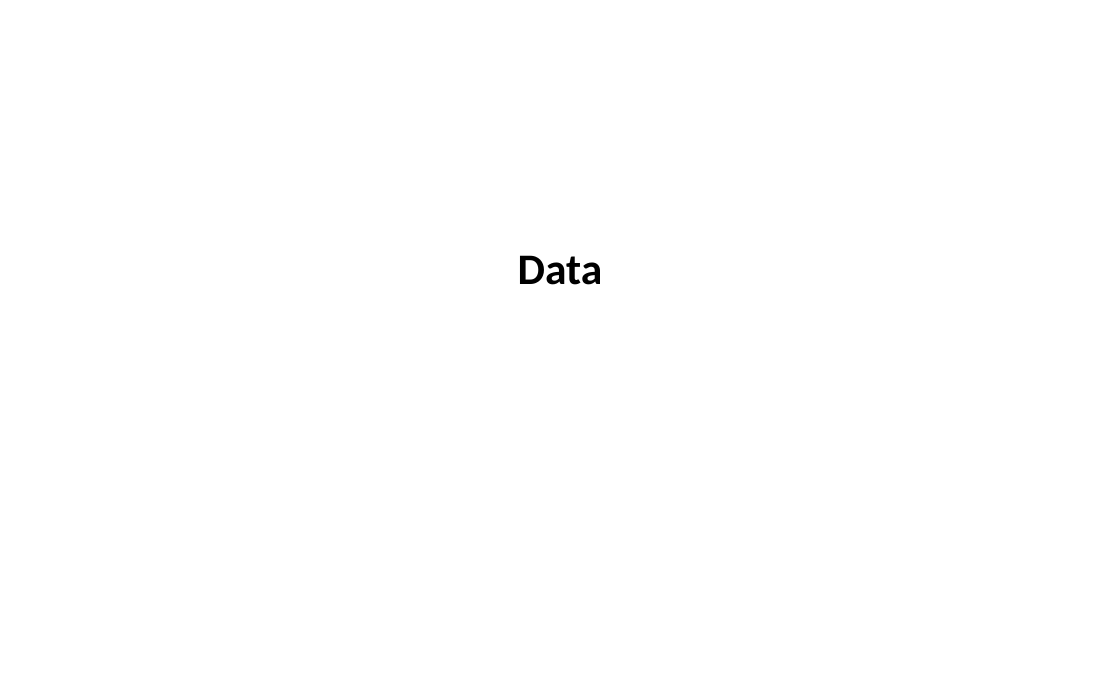
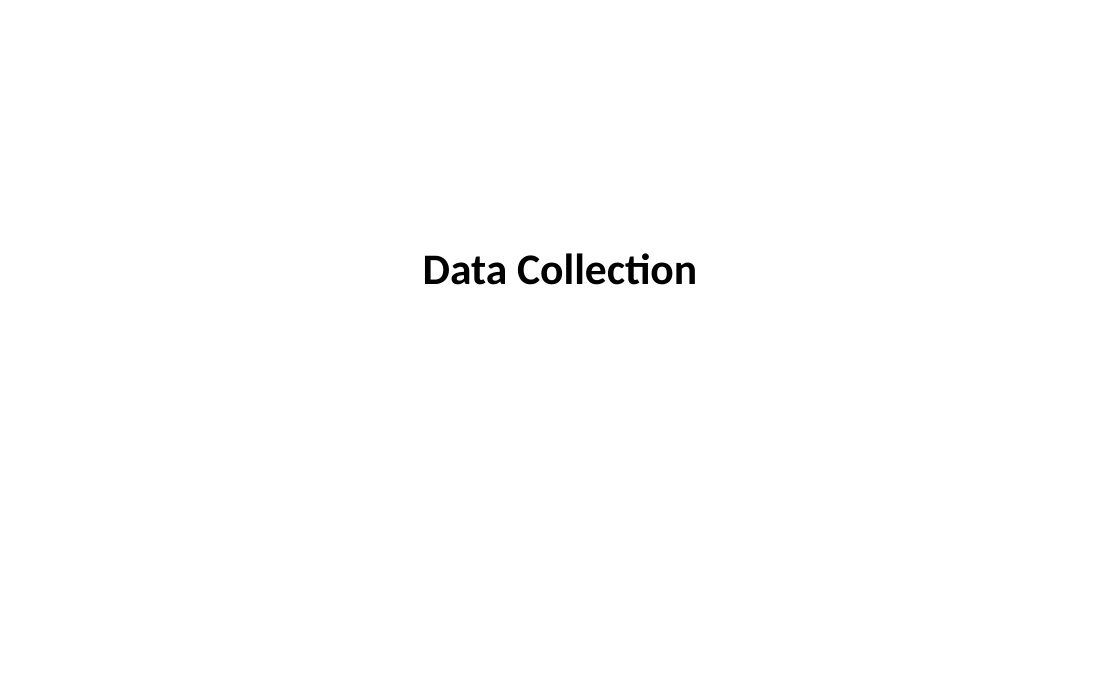
Before and after one commit to SLU-Courses-Townes/SOC5600, a slide deck: slide 24 of FinalProject/Presentation/Townes_SOC5600_FinalProject_Presentation.pptx. Drawn at 1120x700 pixels with LibreOffice and Linux fonts; fonts in the diff are those of the drawing. Boxes give left, top, right and bottom in pixels: in the first picture for what was removed or moved away, otherwise in the second. Text is boxed around its words. In the diff, an @@ line names an element or a change of style, - is before the commit and + after.

```diff
--- a/FinalProject/Presentation/Townes_SOC5600_FinalProject_Presentation.pptx
+++ b/FinalProject/Presentation/Townes_SOC5600_FinalProject_Presentation.pptx
@@ text at [423, 253, 697, 285]: text changed @@
-Data
+Data Collection
```
Also in this commit, not shown: 8 other slides changed, 1 slide added, 1 slide removed.
